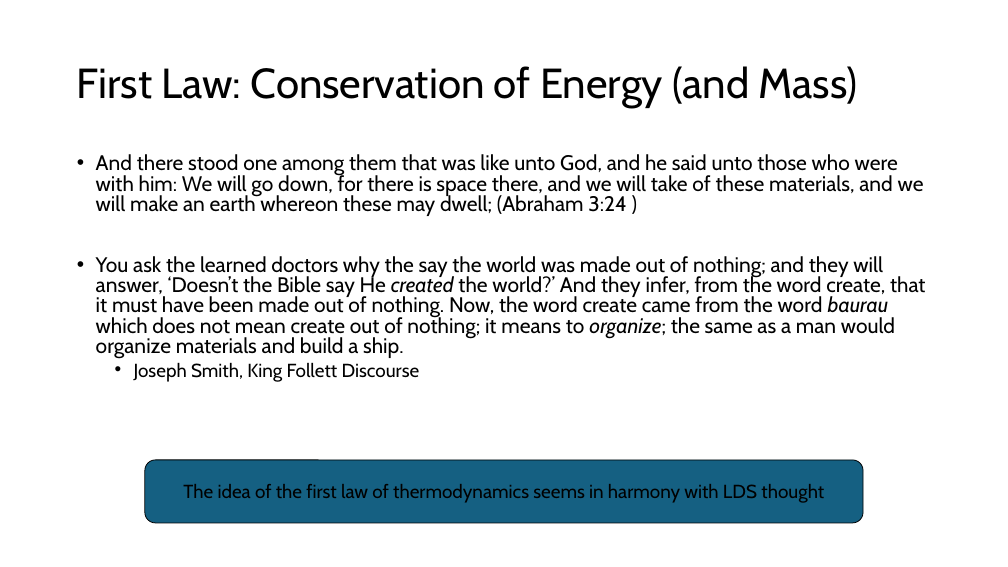
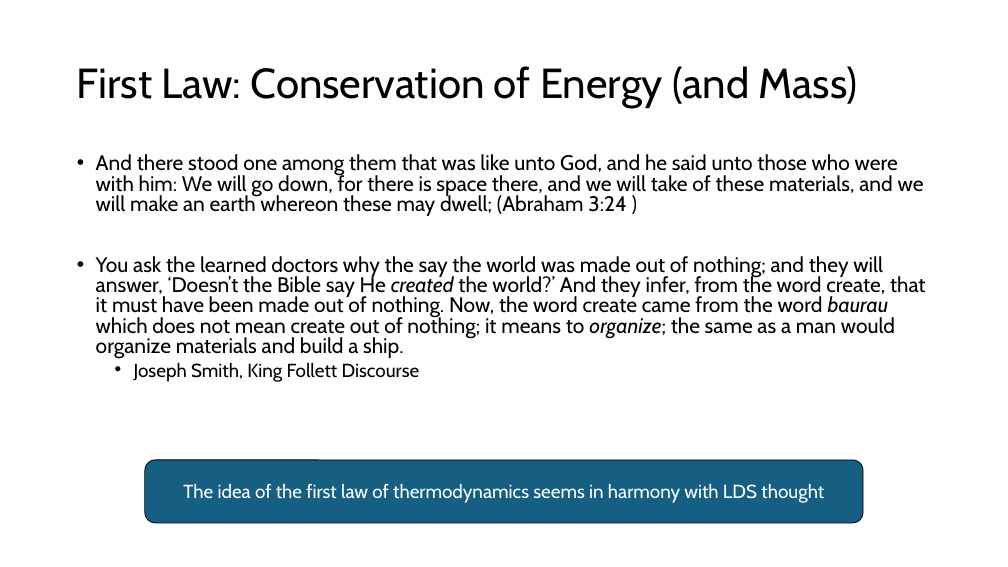
Before and after one commit to rtlines/Introductory-Physics-II, a slide deck: slide 31 of Lecture_Slides/PH 123 Lecture 39.pptx (slide 33 before the commit). Drawn at 1008x567 pixels with LibreOffice and Linux fonts; fonts in the diff are those of the drawing. Boxes give left, top, right and bottom in pixels: in the first picture for what was removed or moved away, otherwise in the second. Text is boxed around its words. In the diff, an @@ line names an element or a change of style, - is before the commit and + after.

```diff
--- a/Lecture_Slides/PH 123 Lecture 39.pptx
+++ b/Lecture_Slides/PH 123 Lecture 39.pptx
@@ rounded rectangle "The idea of the first ..." at bbox=[145, 460, 864, 523]: text colour #000000 to #FFFFFF @@
```
Also in this commit, not shown: 1 other slide changed, 2 slides removed, 6 other files.
